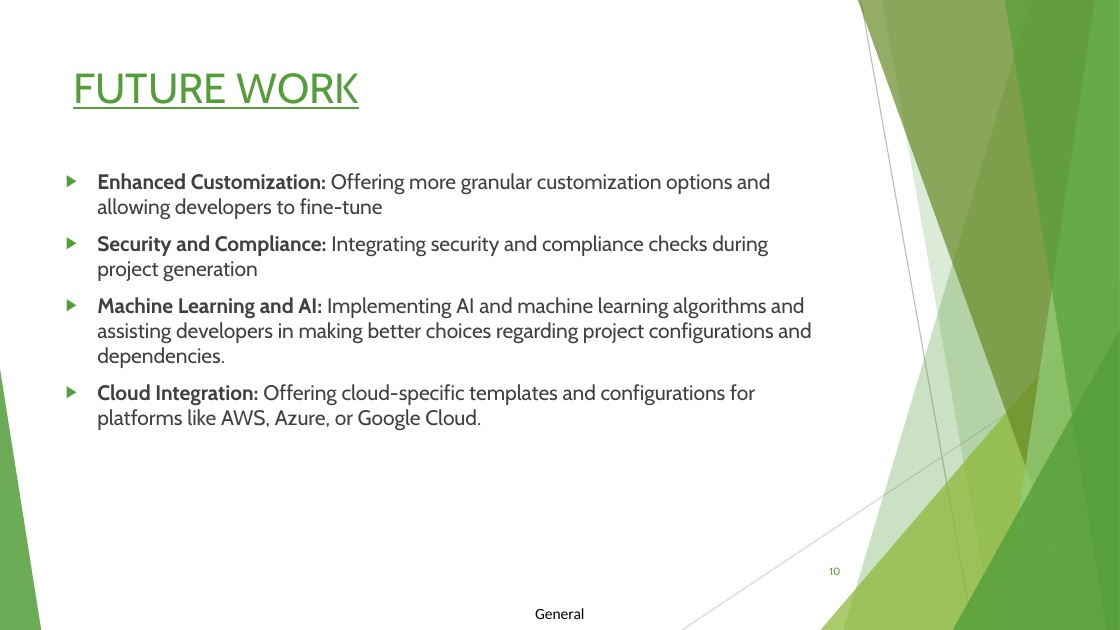
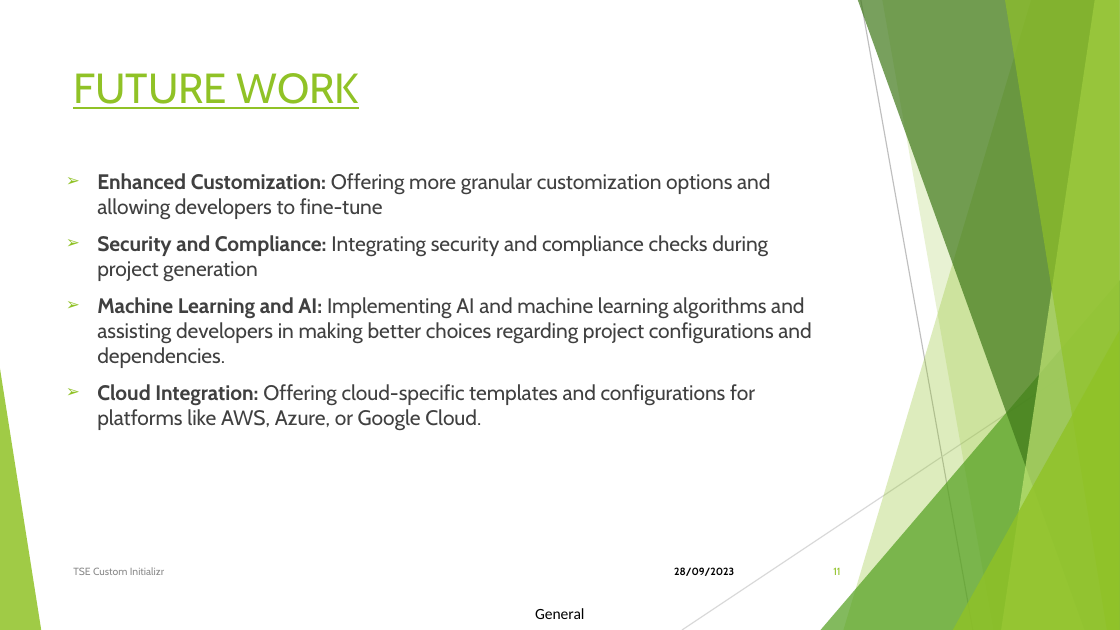
Before and after one commit to Tunir10Chaudhuri/Case_Study_Group_4, a slide deck: slide 11 of CaseStudy-04.pptx (slide 10 before the commit). Drawn at 1120x630 pixels with LibreOffice and Linux fonts; fonts in the diff are those of the drawing. Boxes give left, top, right and bottom in pixels: in the first picture for what was removed or moved away, otherwise in the second. Text is boxed around its words. In the diff, an @@ line names an element or a change of style, - is before the commit and + after.

```diff
--- a/CaseStudy-04.pptx
+++ b/CaseStudy-04.pptx
@@ freeform shape at box(843, 0, 1120, 629): fill #549E39 at 30% opacity to #90C226 at 30% opacity @@
@@ freeform shape at box(858, 0, 1120, 629): fill #678A26 at 70% opacity to #3F7819 at 70% opacity @@
@@ freeform shape at box(883, 0, 1120, 629): fill #549E39 at 20% opacity to #90C226 at 20% opacity @@
@@ freeform shape at box(1001, 0, 1120, 629): fill #93D07D at 70% opacity to #C0E474 at 70% opacity @@
@@ freeform shape at box(1005, 0, 1120, 629): fill #549E39 at 65% opacity to #90C226 at 65% opacity @@
@@ title "FUTURE WORK" at box(73, 73, 359, 109): text colour #549E39 to #90C226 @@
@@ text "Enhanced Customization: Offering more granular ..." at box(97, 173, 811, 430): bullet ▶ to ➢; bullet colour #549E39 to #90C226 @@
@@ triangle at box(821, 280, 1120, 629): fill #8AB833 at 72% opacity to #54A021 at 72% opacity @@
@@ triangle at box(953, 329, 1120, 629): fill #549E39 at 80% opacity to #90C226 at 80% opacity @@
@@ triangle at box(0, 368, 41, 629): fill #549E39 at 85% opacity to #90C226 at 85% opacity @@
@@ text added at box(73, 567, 164, 575), 6.8 pt, text #8C8C8C @@
+TSE Custom Initializr
@@ text added at box(674, 567, 734, 576), 6.8 pt, text #000000, bold @@
+28/09/2023
@@ page number at box(833, 567, 840, 575): text changed; text colour #549E39 to #90C226 @@
-10
+11
```
Also in this commit, not shown: 11 other slides changed, 1 slide added.
